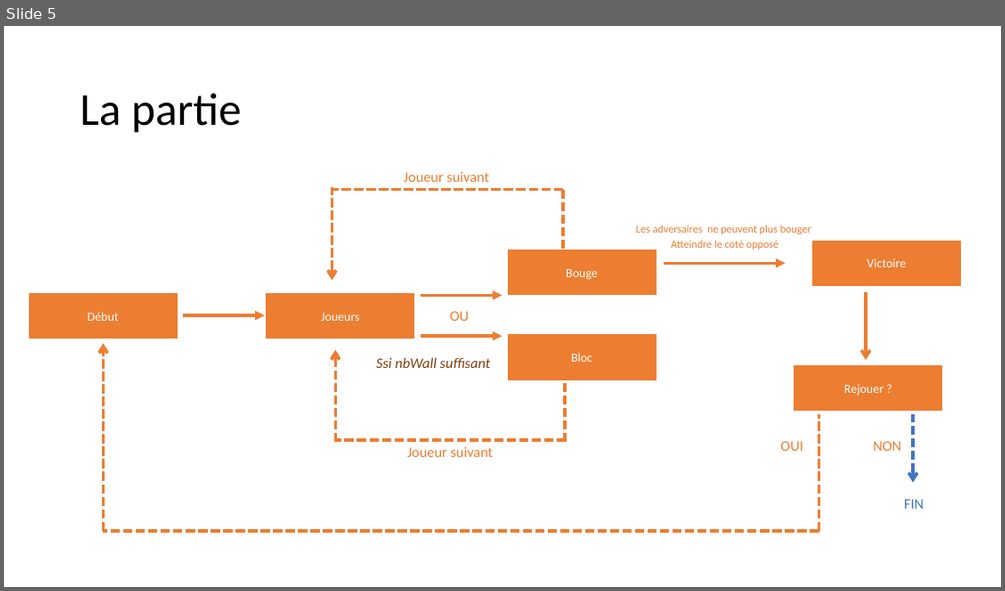
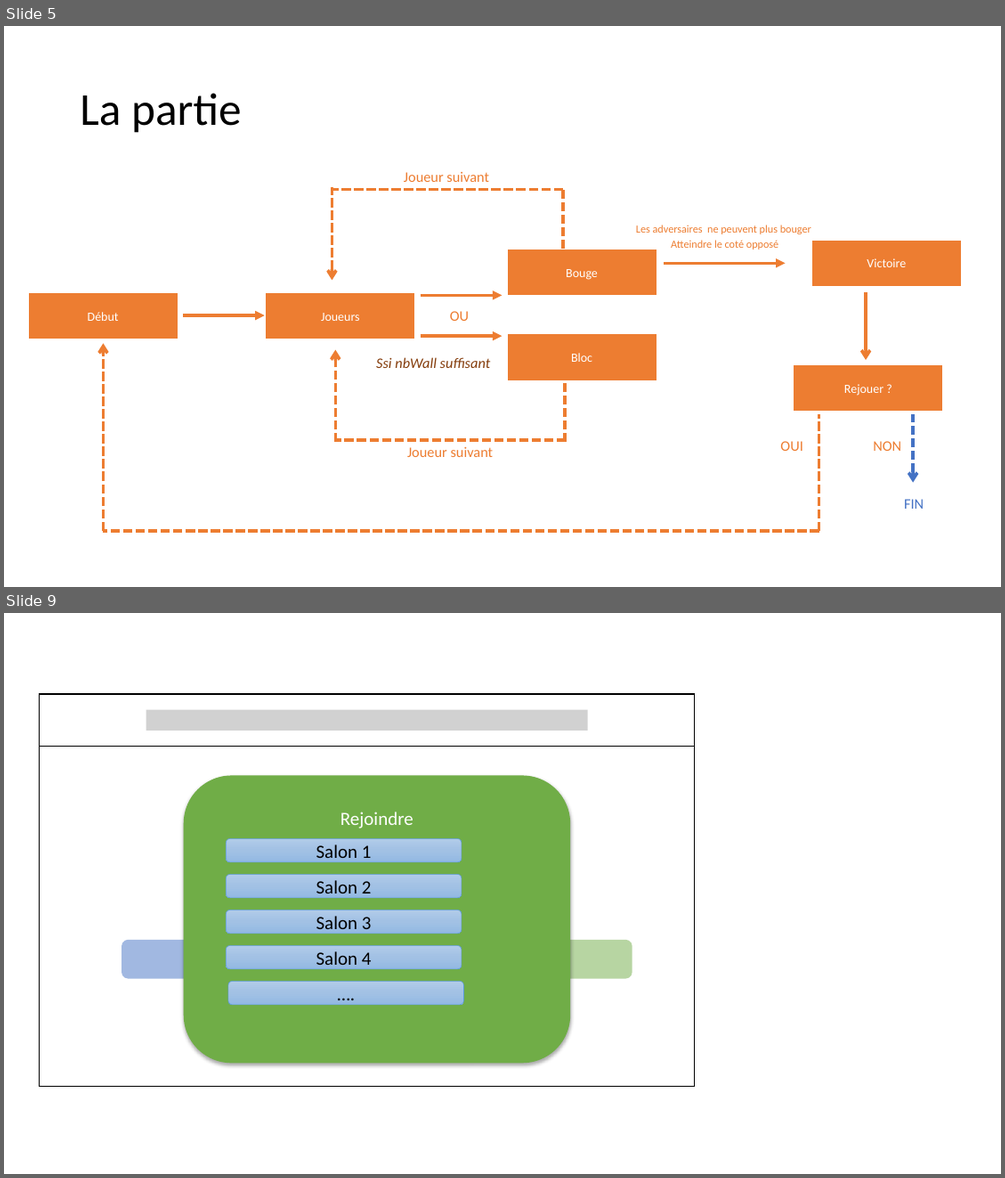
Before and after one commit to Mat-gif/TER_Gsociety, a slide deck: Rapport/Reflexion/Processus.pptx. Shown one above the other, each under a label of ours: slide 5 before the commit, slides 5 and 9 after it; the slides between them are not shown. The pictures are 1005x591 and 1005x1178 pixels, drawn with LibreOffice and Linux fonts; fonts in the diff are those of the drawing. Boxes give left, top, right and bottom in pixels: in the first picture for what was removed or moved away, otherwise in the second. Text is boxed around its words. In the diff, an @@ line names an element or a change of style, - is before the commit and + after.

```diff
--- a/Rapport/Reflexion/Processus.pptx
+++ b/Rapport/Reflexion/Processus.pptx
@@ slide 9 added at [4, 613, 1001, 1174], background #FFFFFF @@
@@ rounded rectangle added at [184, 775, 570, 1062], fill #70AD47, 18 pt, text #FFFFFF @@
+Rejoindre
@@ rounded rectangle added at [226, 839, 461, 862], fill gradient #B1CBE9 to #A3C1E5 to #93B9E4, outline #5B9BD5 0.5 pt, 18 pt, text #000000 @@
+Salon 1
@@ rounded rectangle added at [226, 874, 461, 897], fill gradient #B1CBE9 to #A3C1E5 to #93B9E4, outline #5B9BD5 0.5 pt, 18 pt, text #000000 @@
+Salon 2
@@ rounded rectangle added at [226, 910, 461, 933], fill gradient #B1CBE9 to #A3C1E5 to #93B9E4, outline #5B9BD5 0.5 pt, 18 pt, text #000000 @@
+Salon 3
@@ rounded rectangle added at [226, 946, 461, 969], fill gradient #B1CBE9 to #A3C1E5 to #93B9E4, outline #5B9BD5 0.5 pt, 18 pt, text #000000 @@
+Salon 4
@@ group added at [39, 694, 695, 1086]: 2 rectangles, 2 rounded rectangles, 1 line @@
+Creer
@@ rounded rectangle added at [228, 981, 464, 1004], fill gradient #B1CBE9 to #A3C1E5 to #93B9E4, outline #5B9BD5 0.5 pt, 18 pt, text #000000 @@
+….
```
Also in this commit, not shown: 6 other slides added, 1 other file.
